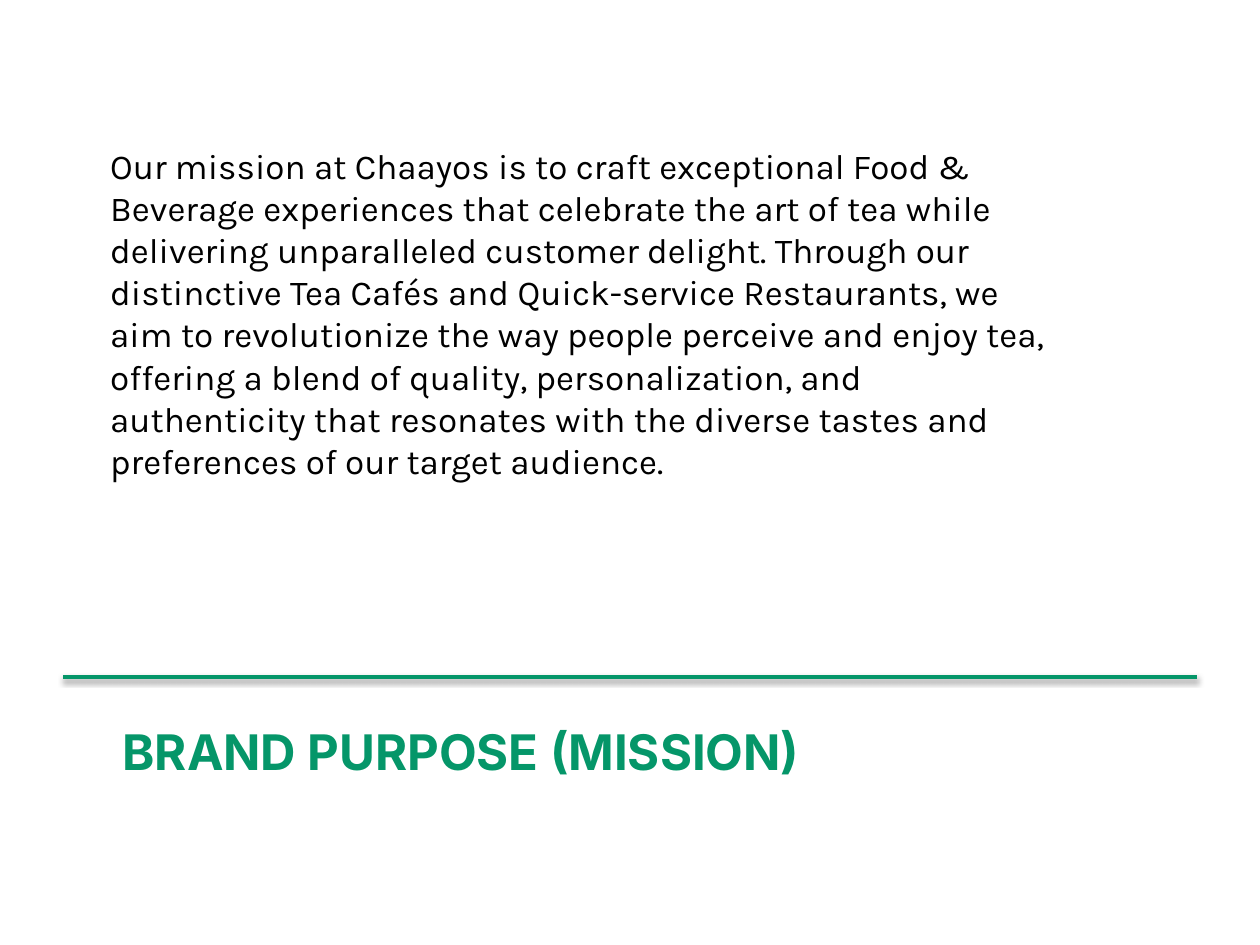
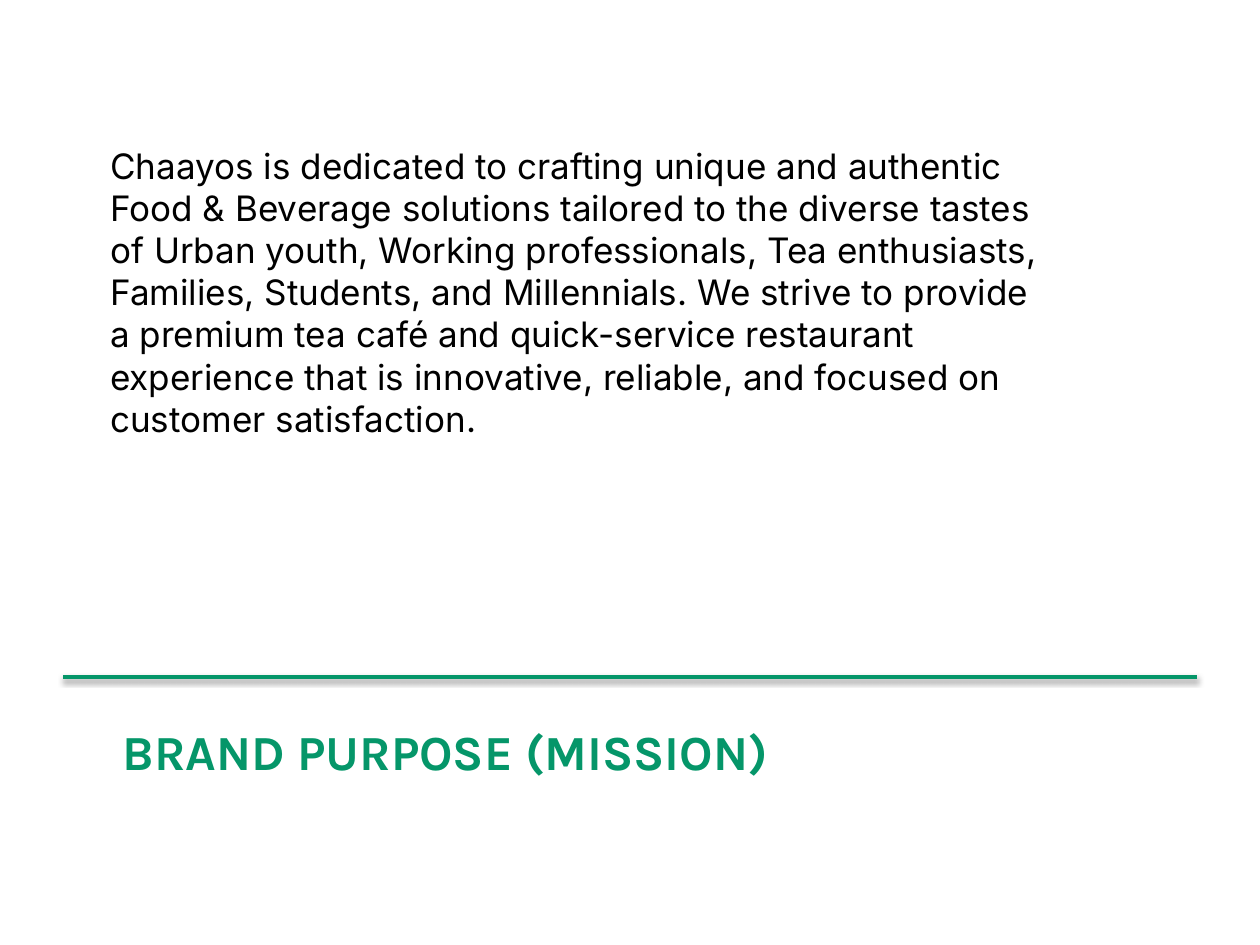
Before and after one commit to md-anas-sabah/brand_book_generator_crewai, a slide deck: slide 5 of output/chaayos/chaayos_enhanced_brand_book.pptx. Drawn at 1260x945 pixels with LibreOffice and Linux fonts; fonts in the diff are those of the drawing. Boxes give left, top, right and bottom in pixels: in the first picture for what was removed or moved away, otherwise in the second. Text is boxed around its words. In the diff, an @@ line names an element or a change of style, - is before the commit and + after.

```diff
--- a/output/chaayos/chaayos_enhanced_brand_book.pptx
+++ b/output/chaayos/chaayos_enhanced_brand_book.pptx
@@ text at bbox=[110, 152, 1036, 433]: text changed; font Karla to Inter @@
-Our mission at Chaayos is to craft exceptional Food & Beverage experiences that celebrate the art of tea while delivering unparalleled customer delight. Through our distinctive Tea Cafés and Quick-service Restaurants, we aim to revolutionize the way people perceive and enjoy tea, offering a blend of quality, personalization, and authenticity that resonates with the diverse tastes and preferences of our target audience.
+Chaayos is dedicated to crafting unique and authentic Food & Beverage solutions tailored to the diverse tastes of Urban youth, Working professionals, Tea enthusiasts, Families, Students, and Millennials. We strive to provide a premium tea café and quick-service restaurant experience that is innovative, reliable, and focused on customer satisfaction.
@@ text "BRAND PURPOSE (MISSION)" at bbox=[123, 733, 768, 776]: font Inter to Karla @@
```
Also in this commit, not shown: 19 other slides changed, 1 slide added, 36 other files.
